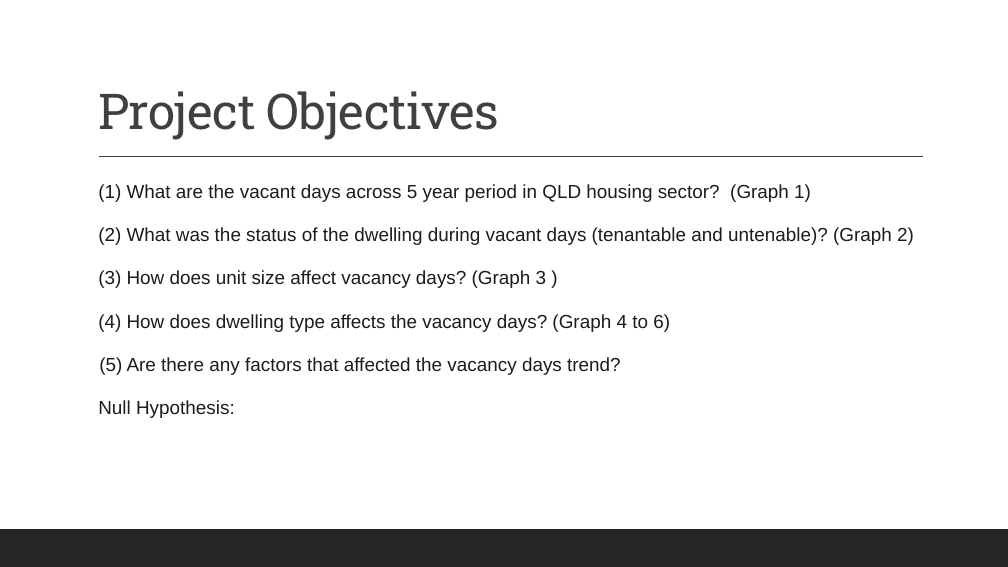
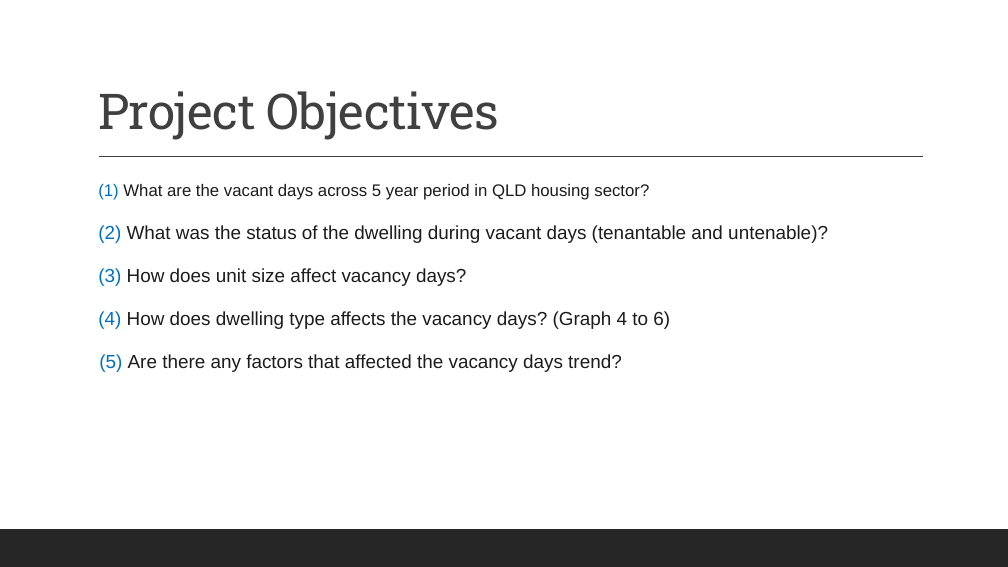
Before and after one commit to Anguyensfg/project-1, a slide deck: slide 5 of QLD Housing Vacancy.pptx (slide 7 before the commit). Drawn at 1008x567 pixels with LibreOffice and Linux fonts; fonts in the diff are those of the drawing. Boxes give left, top, right and bottom in pixels: in the first picture for what was removed or moved away, otherwise in the second. Text is boxed around its words. In the diff, an @@ line names an element or a change of style, - is before the commit and + after.

Commit message:
Updated presentation file

```diff
--- a/QLD Housing Vacancy.pptx
+++ b/QLD Housing Vacancy.pptx
@@ text at [98, 184, 828, 286]: text changed @@
-  (1) What are the vacant days across 5 year period in QLD housing sector? (Graph 1)
-  (2) What was the status of the dwelling during vacant days (tenantable and untenable)? (Graph 2)
-  (3) How does unit size affect vacancy days? (Graph 3 )
+  (1) What are the vacant days across 5 year period in QLD housing sector?
+  (2) What was the status of the dwelling during vacant days (tenantable and untenable)?
+  (3) How does unit size affect vacancy days?
@@ text at [98, 311, 670, 372]: text colour #1D1C1D to #0070C0 in "(4)", "(5)" @@
@@ text at [98, 400, 235, 418]: paragraph removed @@
-  Null Hypothesis:
```
Also in this commit, not shown: 9 other slides changed, 11 slides added, 9 slides removed.
